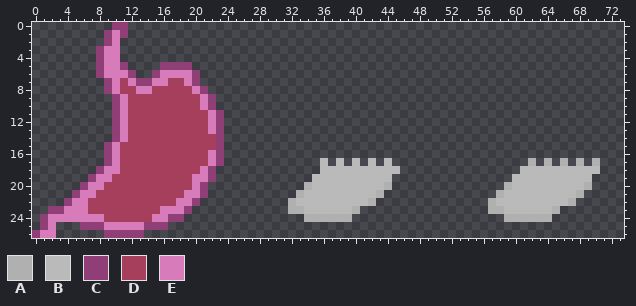
Sprite sheet: Assets/Sprites/Stomach.png. That is the earlier state.
The file is 74x27 pixels.
Palette (. is transparent): A #b0b0b0  B #bababa  C #8f3f76  D #a63f5b  E #d77bba
Pixels before, first column x 0:
 0 ..........CC...........................................................
 1 .........CEC...........................................................
 2 .........CE............................................................
 3 ........CEE............................................................
 4 ........CEE............................................................
 5 ........CEEC....CCCC...................................................
 6 ........CEEEC..CEEEEC..................................................
 7 .........CEDECCEEDDEC..................................................
 8 .........CEDDEEDDDDDEC.................................................
 9 ..........CEDDDDDDDDDEC................................................
10 ..........CEDDDDDDDDDEC................................................
11 ..........CEDDDDDDDDDDEC...............................................
12 ..........CEDDDDDDDDDDEC...............................................
13 ..........CEDDDDDDDDDDEC...............................................
14 ..........CEDDDDDDDDDDDC...............................................
15 .........CEDDDDDDDDDDDDC...............................................
16 .........CEDDDDDDDDDDDEC...............................................
17 .........CEDDDDDDDDDDDEC............B.B.B.B.B.................A.A.A.A.A
18 ........CEEDDDDDDDDDDEC.............BBBBBBBBBB...............BBBBBBBBBB
19 .......CEEDDDDDDDDDDEEC............BBBBBBBBBB...............BBBBBBBBBB.
20 ......CEEDDDDDDDDDDDEC............ABBBBBBBBBA..............ABBBBBBBBBA.
21 .....CEEDDDDDDDDDDDEEC...........ABBBBBBBBBA..............ABBBBBBBBBA..
22 ....CEEDDDDDDDDDDDEEC...........ABBBBBBBBBA..............ABBBBBBBBBA...
23 ..CCEEEDDDDDDDDDEEEC............AABBBBBBA................AABBBBBBA.....
24 .CEEEEEEEDDDDDDEECC...............AAAAAA...................AAAAAA......
25 .CE...CCCEEEEECCC......................................................
26 CEE......CCCCC.........................................................
The result:
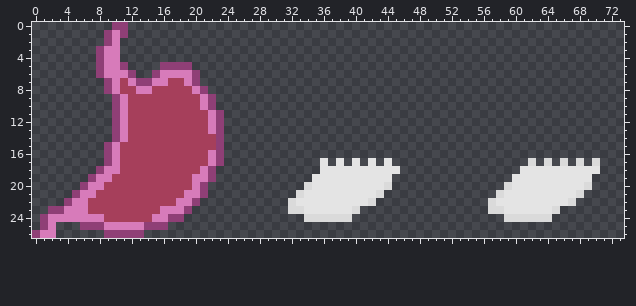
Difference:
colour A: #b0b0b0 -> #dadada
colour B: #bababa -> #e4e4e4
